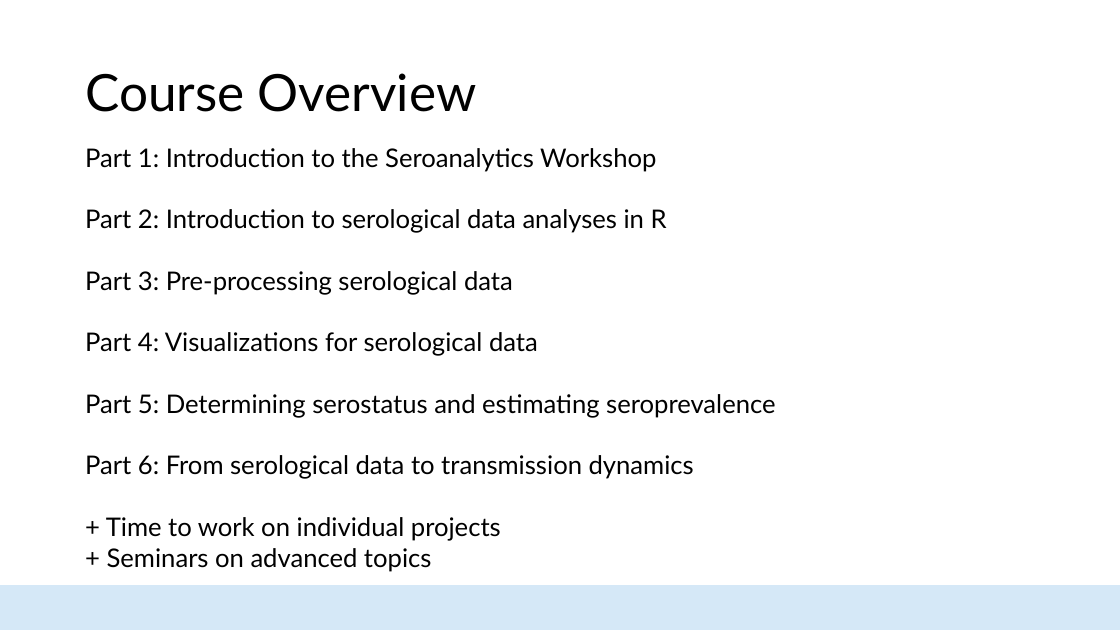
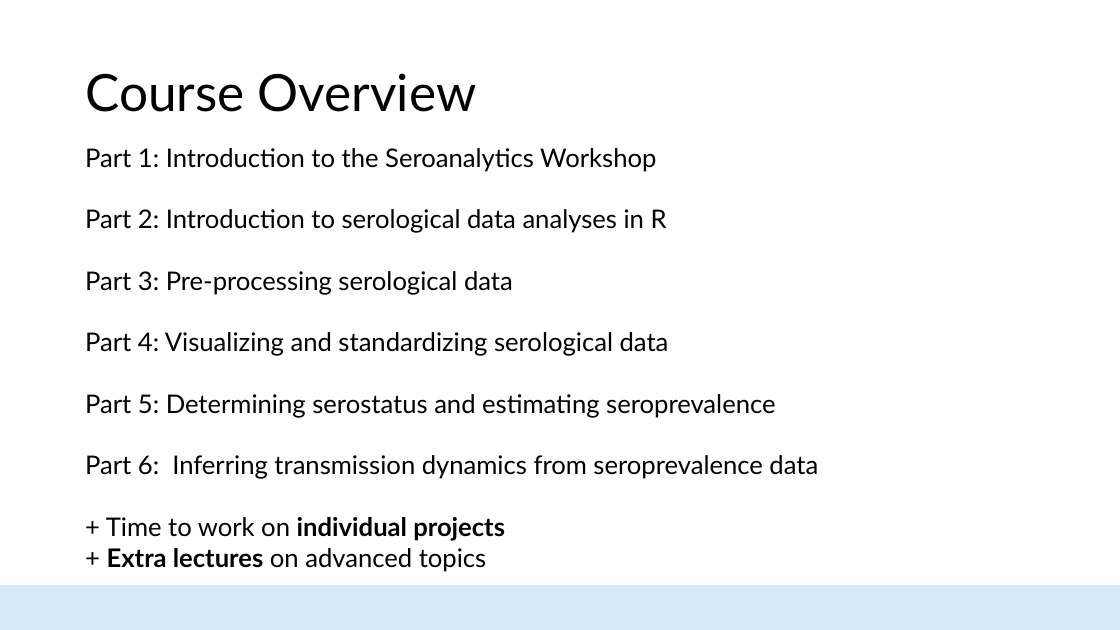
Before and after one commit to HopkinsIDD/seroanalytics_workshop, a slide deck: slide 33 of Part 1/Lecture 1.pptx. Drawn at 1120x630 pixels with LibreOffice and Linux fonts; fonts in the diff are those of the drawing; background and template pictures are left out. Boxes give left, top, right and bottom in pixels: in the first picture for what was removed or moved away, otherwise in the second. Text is boxed around its words. In the diff, an @@ line names an element or a change of style, - is before the commit and + after.

Commit message:
updates to lecture 1

```diff
--- a/Part 1/Lecture 1.pptx
+++ b/Part 1/Lecture 1.pptx
@@ text at (85, 332, 669, 356): text changed @@
-Part 4: Visualizations for serological data
+Part 4: Visualizing and standardizing serological data
@@ text at (85, 455, 818, 479): text changed @@
-Part 6: From serological data to transmission dynamics
+Part 6: Inferring transmission dynamics from seroprevalence data
@@ text at (106, 517, 505, 541): bold on in "individual projects" @@
@@ text at (107, 548, 487, 572): text changed @@
-+ Seminars on advanced topics
++ Extra lectures on advanced topics
```
Also in this commit, not shown: 5 other slides changed, 2 other files.
